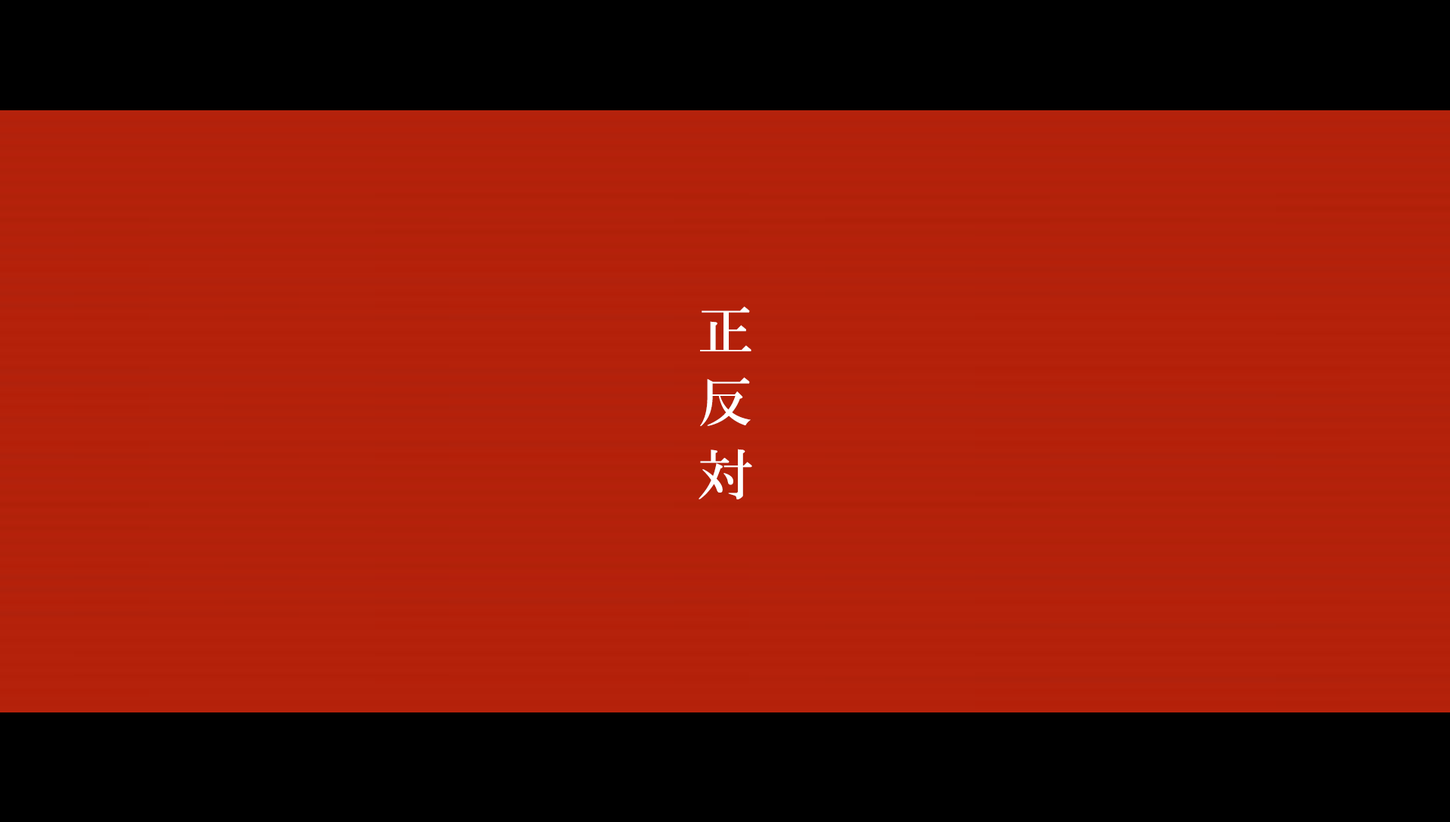
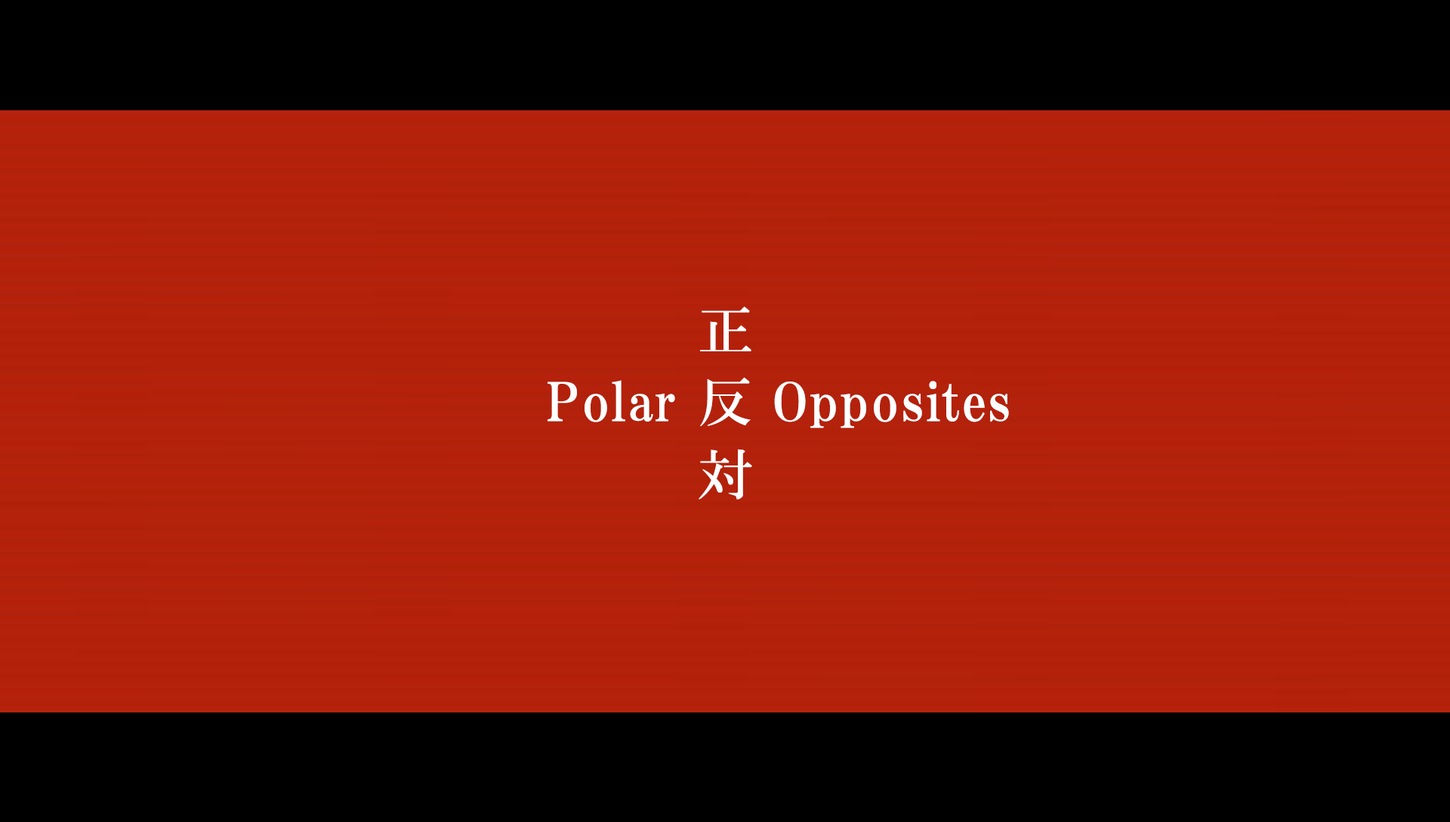
Two versions of the same layered image (1450 x 822). Layer-by-layer changes:
added layer "Polar Opposites" above "正反対" over <box>547,379,1009,429</box>
